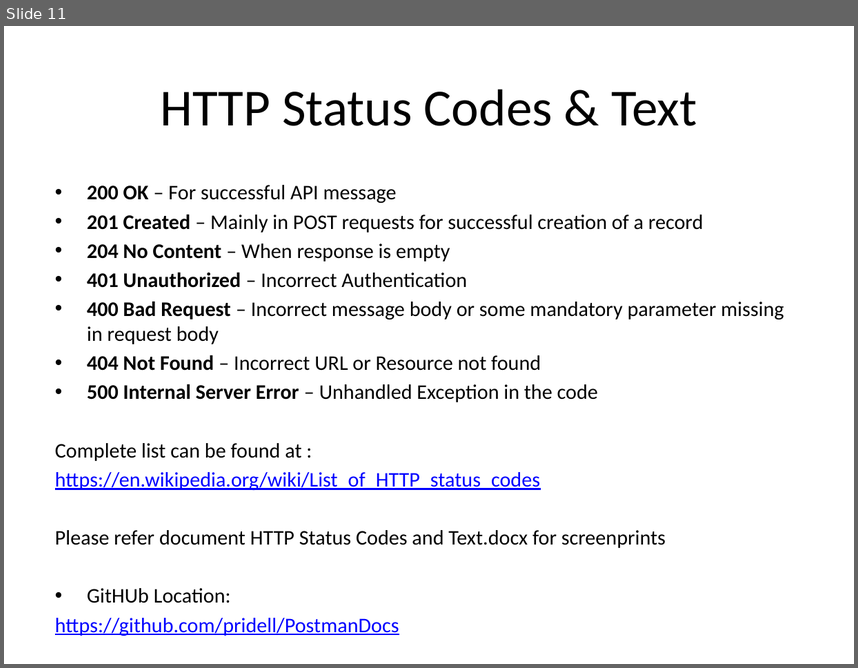
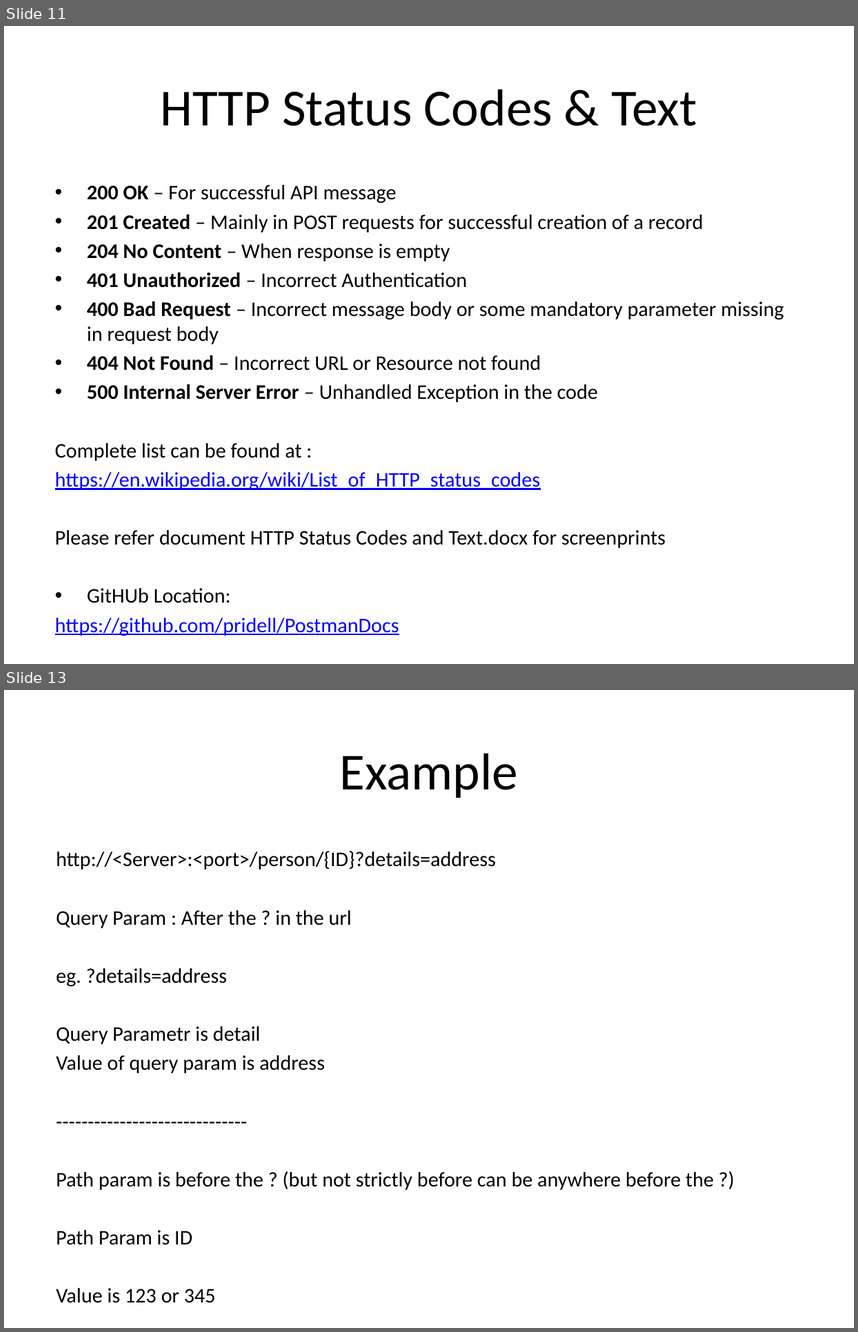
Before and after one commit to pridell/PostmanDocs, a slide deck: API & Web Services Testing Training Postman.pptx. Shown one above the other, each under a label of ours: slide 11 before the commit, slides 11 and 13 after it; the slides between them are not shown. The pictures are 858x668 and 858x1332 pixels, drawn with LibreOffice and Linux fonts; fonts in the diff are those of the drawing. Boxes give left, top, right and bottom in pixels: in the first picture for what was removed or moved away, otherwise in the second. Text is boxed around its words. In the diff, an @@ line names an element or a change of style, - is before the commit and + after.

```diff
--- a/API & Web Services Testing Training Postman.pptx
+++ b/API & Web Services Testing Training Postman.pptx
@@ slide 13 added at box(4, 690, 854, 1328), background #FFFFFF @@
@@ title added at box(340, 753, 518, 798), 44 pt, text #000000 @@
+Example
@@ text added at box(56, 851, 714, 1245), 17.6 pt, text #000000 @@
+http://<Server>:<port>/person/{ID}?details=address
+Query Param : After the ? in the url
+eg. ?details=address
+Query Parametr is detail
+Value of query param is address
+------------------------------
+Path param is before the ? (but not strictly before can be anywhere before the ?)
+Path Param is ID
+Value is 123 or 345
```
Also in this commit, not shown: 1 slide changed, 2 other slides added, 3 other files.
